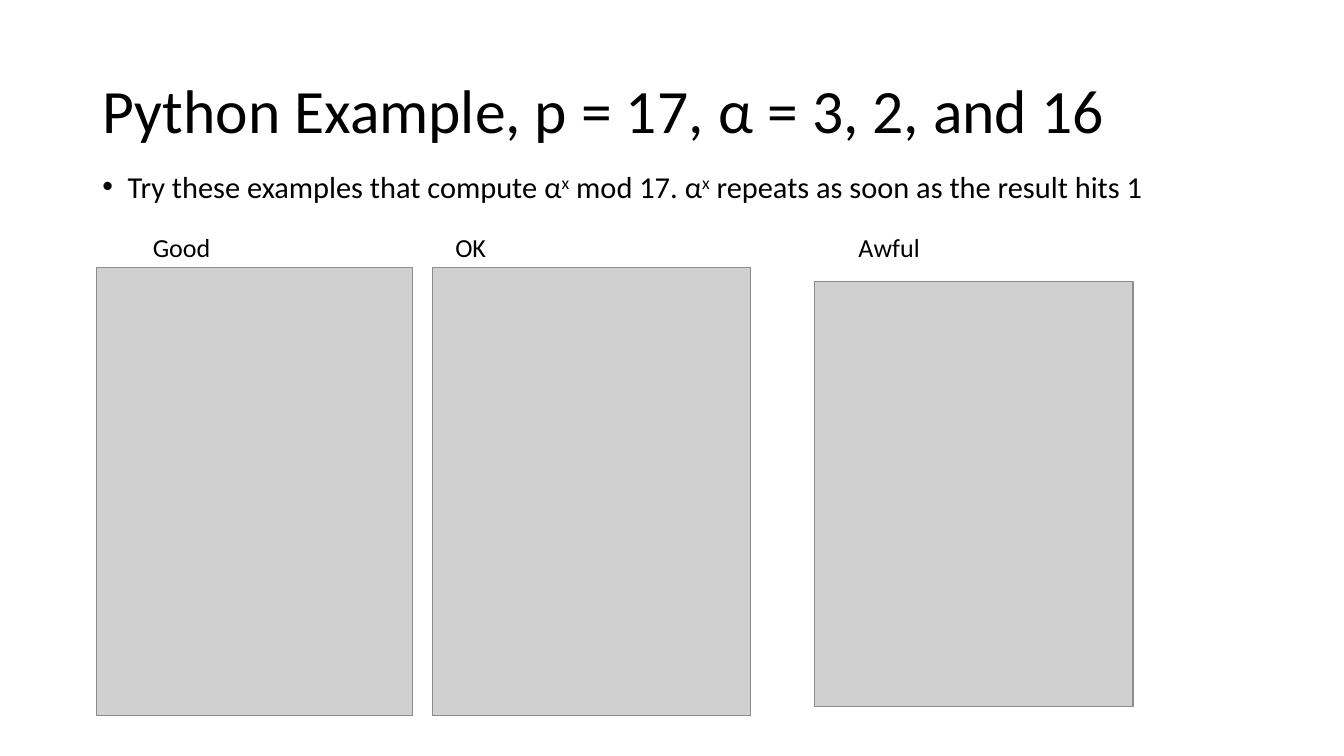
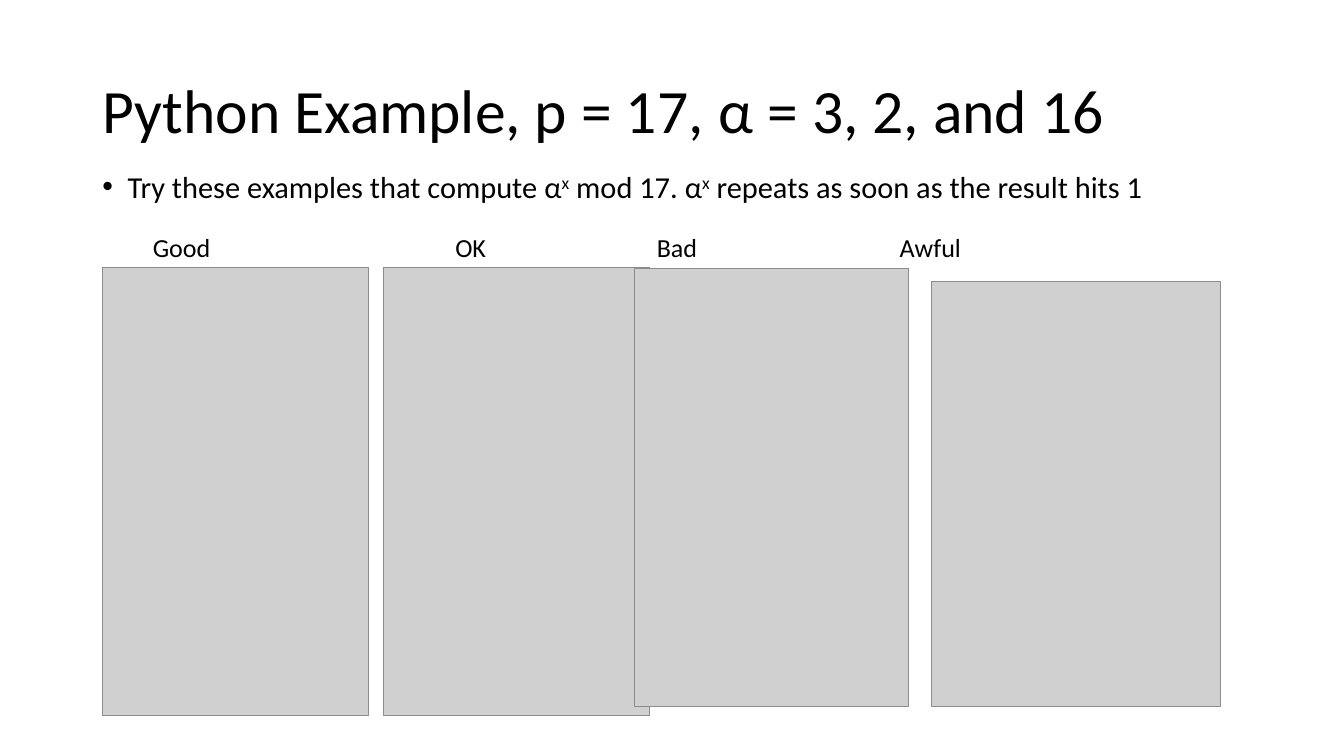
Before and after one commit to john-r2/CyberSec-Modules, a slide deck: slide 12 of 6.Crypto/Cryptology6-Diffie-Hellman.pptx. Drawn at 1344x756 pixels with LibreOffice and Linux fonts; fonts in the diff are those of the drawing; grey boxes stand for pictures. Boxes give left, top, right and bottom in pixels: in the first picture for what was removed or moved away, otherwise in the second. Text is boxed around its words. In the diff, an @@ line names an element or a change of style, - is before the commit and + after.

```diff
--- a/6.Crypto/Cryptology6-Diffie-Hellman.pptx
+++ b/6.Crypto/Cryptology6-Diffie-Hellman.pptx
@@ text at (153, 239, 961, 258): text changed @@
-  Good OK Awful
+  Good OK Bad Awful
@@ picture: place and size @@
-picture at (97, 267, 412, 716)
+picture at (103, 267, 369, 716)
@@ picture: place and size @@
-picture at (433, 267, 751, 716)
+picture at (383, 267, 649, 716)
@@ picture added at (635, 268, 909, 707) @@
@@ picture: place and size @@
-picture at (815, 281, 1133, 707)
+picture at (932, 281, 1221, 707)
```
Also in this commit, not shown: 1 other slide changed, 10 other files.
